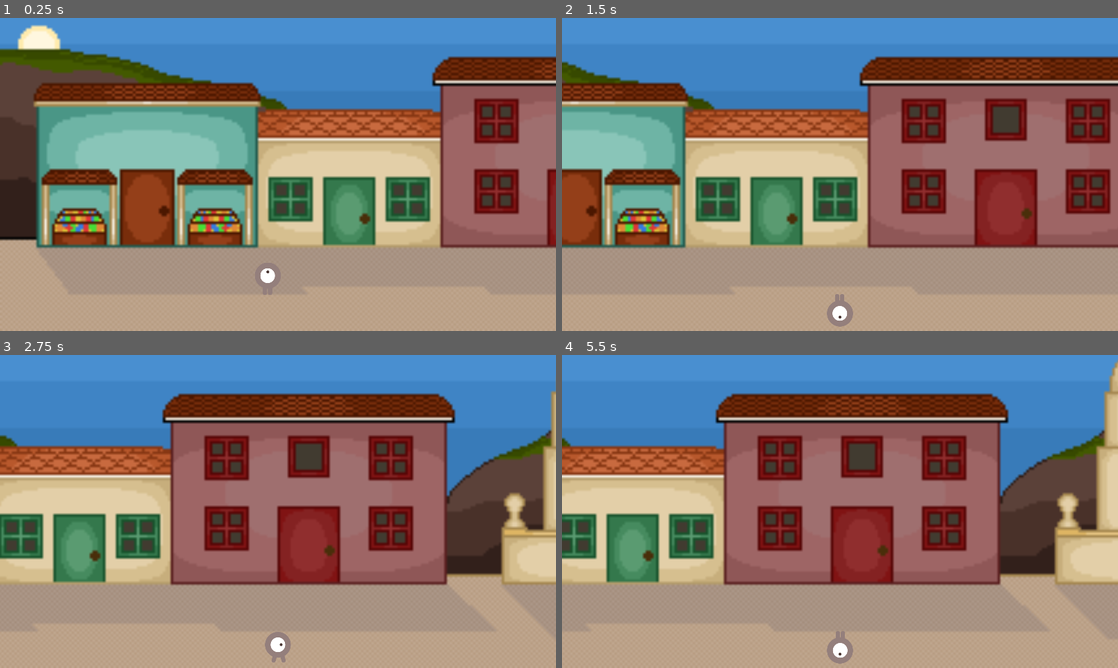
Above: before the commit, frames 1-4 (two rows, left to right).
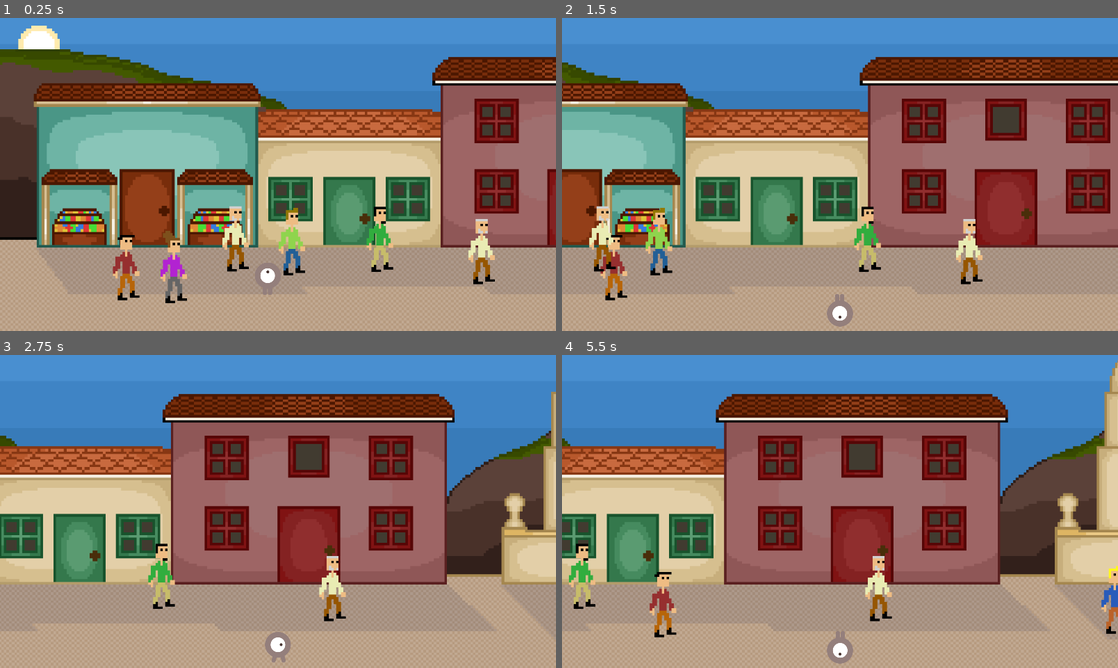
Above: after the commit, the same moments.

Repository: kprsandilya/c3-game
Game: Godot game, scene res://Village.tscn
Same seed, same stepped clock (60 frames per second), same inputs: the game is played once before the commit and once after it.
Inputs:
- Up to frame 1 (0.25 s): no input
- Up to frame 2 (1.5 s): tap Enter at 0.5 s; hold Right (ui_right) 0.53-1.28 s; hold Down (ui_down) from 1.28 s (still down)
- Up to frame 3 (2.75 s): release Down (ui_down) at 2.03 s; hold Right (ui_right) from 2.03 s (still down)
- Up to frame 4 (5.5 s): release Right (ui_right) at 2.78 s; hold Up (ui_up) 2.78-3.53 s; hold Left (ui_left) 3.53-5.03 s; hold Down (ui_down) from 5.03 s (still down)

The runs differ from the first frame. In frame 1, 8.9% of the frame differs, in the area x 0-100%, y 2-92%; in frame 2, 7.8%; in frame 3, 5.1%; in frame 4, 6.1%.

Commit message:
Added more npcs

Diff:
--- a/godot-game/Village.tscn
+++ b/godot-game/Village.tscn
@@ -1,6 +1,7 @@
-[gd_scene load_steps=13 format=4 uid="uid://bcusd7ue7skrr"]
+[gd_scene load_steps=14 format=4 uid="uid://bcusd7ue7skrr"]
 
 [ext_resource type="Script" path="res://player.gd" id="1_d7o40"]
+[ext_resource type="Script" path="res://village.gd" id="1_qen8r"]
 [ext_resource type="Texture2D" uid="uid://3746cuthvauv" path="res://villageBackground.png" id="1_wgxkk"]
 [ext_resource type="Texture2D" uid="uid://c5a3fipxj0yty" path="res://playerGrey_up1.png" id="2_qy21v"]
 [ext_resource type="Texture2D" uid="uid://buffcws4q36wh" path="res://playerGrey_up2.png" id="3_8dir7"]
@@ -60,6 +61,7 @@
 height = 70.0
 
 [node name="Village" type="Node2D"]
+script = ExtResource("1_qen8r")
 
 [node name="TextureRect" type="TextureRect" parent="."]
 offset_right = 2592.0
--- /dev/null
+++ b/godot-game/npc.tscn
@@ -0,0 +1,13 @@
+[gd_scene load_steps=3 format=3 uid="uid://bc146524ltljc"]
+
+[ext_resource type="Texture2D" uid="uid://bxuq63c6qkj1l" path="res://list of npcs.png" id="1_y0u5u"]
+[ext_resource type="Script" path="res://sprite_2d.gd" id="2_1iur4"]
+
+[node name="Npc" type="Node2D"]
+
+[node name="Sprite2D" type="Sprite2D" parent="."]
+position = Vector2(119, 99)
+texture = ExtResource("1_y0u5u")
+region_enabled = true
+region_rect = Rect2(0, 0, 160, 160)
+script = ExtResource("2_1iur4")
--- /dev/null
+++ b/godot-game/sprite_2d.gd
@@ -0,0 +1,40 @@
+#Pulled from this video: https://www.youtube.com/watch?v=VDk-tgnWwEM
+
+extends Sprite2D
+@export var speed: float = 100  # Speed at which NPC moves
+@export var direction_change_time: float = 2.0  # Time in seconds before NPC changes direction
+
+var velocity = Vector2.ZERO
+var screen_size: Vector2
+var frames = texture.get_width() / region_rect.size.x
+var direction_timer = 0.0
+
+var x_size = 32
+
+# Called when the node enters the scene tree for the first time.
+func _ready() -> void:
+	var index = randi_range(0, frames-1)
+	region_rect.position.x = index * 160
+
+	screen_size = Vector2i(2592, 648)
+	set_random_direction()
+
+# Called every frame. 'delta' is the elapsed time since the previous frame.
+func _process(delta):
+	# Move NPC
+	position += velocity * delta
+
+	# Change direction periodically
+	direction_timer -= delta
+	if direction_timer <= 0:
+		set_random_direction()
+		direction_timer = direction_change_time
+
+		if position.x - x_size < 0 or position.x + x_size > screen_size.x:
+			print(position, screen_size)
+			queue_free()
+
+func set_random_direction():
+	# Choose a random angle and speed
+	var random_angle = ([-1, 1]).pick_random()
+	velocity = Vector2(random_angle, 0) * speed
--- /dev/null
+++ b/godot-game/village.gd
@@ -0,0 +1,21 @@
+extends Node2D
+
+@onready var num = randi_range(5, 10)
+
+# Called when the node enters the scene tree for the first time.
+func _ready() -> void:
+	var npc_scene = load("npc.tscn")
+
+	for i in range(0, num):
+		var npc_instance = npc_scene.instantiate()
+
+		# Set a random position for the NPC (you can adjust this as needed)
+		npc_instance.position = Vector2(randf_range(100, 2500), randf_range(350, 450))  # Random position within the screen
+
+		# Add the NPC instance to the current scene
+		add_child(npc_instance)
+
+
+# Called every frame. 'delta' is the elapsed time since the previous frame.
+func _process(delta: float) -> void:
+	pass
Binary file added: godot-game/list of npcs.png
Not shown, added: godot-game/list of npcs.png.import
Binary file changed: godot-game/villageBackground.png
